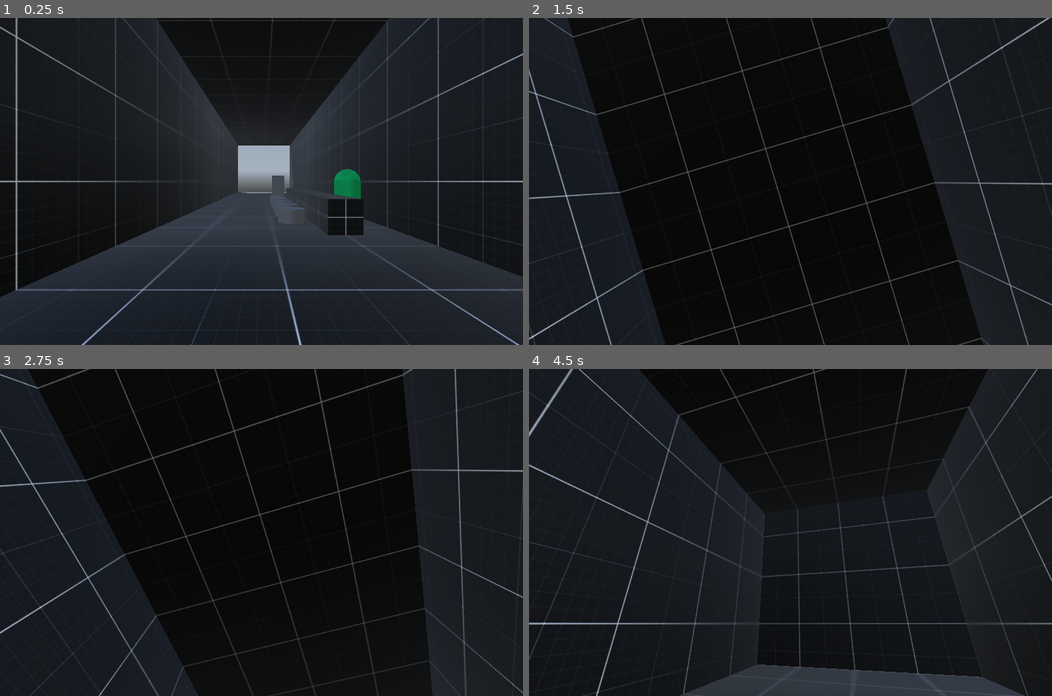
Above: before the commit, frames 1-4 (two rows, left to right).
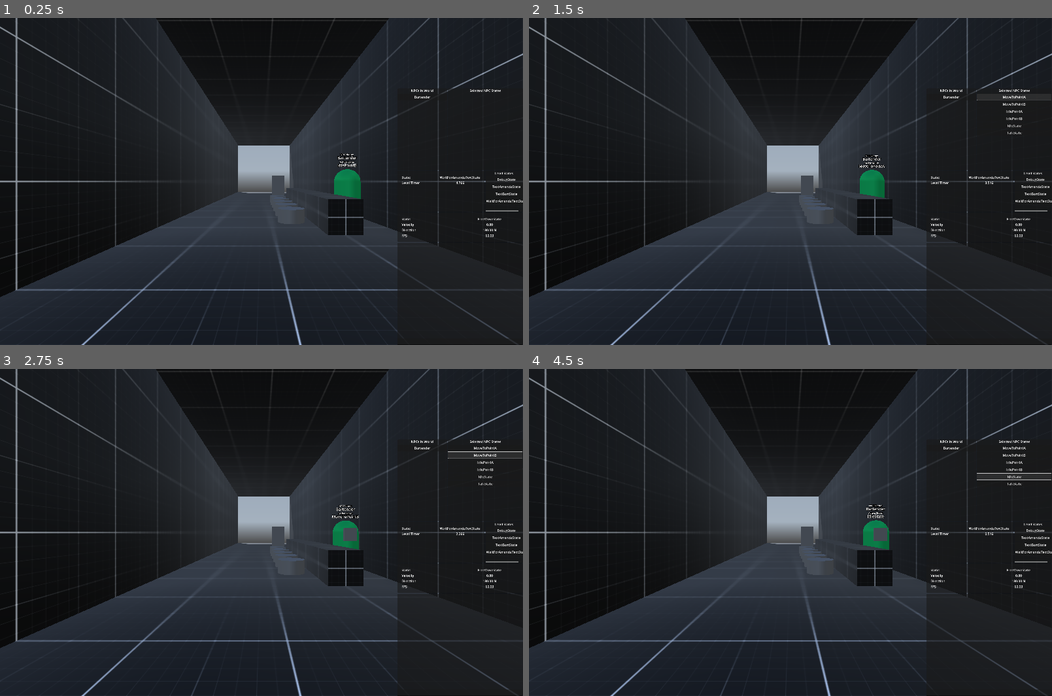
Above: after the commit, the same moments.

Repository: LucasMc17/One-Man-s-Trash
Game: Godot game, scene res://levels/level_01/root.tscn
The game is run twice, just before and just after one commit, with the same random seed, the same clock (stepped at 60 frames per second) and the same inputs. A sky picture missing from this copy of the repository is replaced by a grey-blue gradient.
Inputs (mouse positions are in pixels of both pictures, inside the frame that each line leads up to):
- Up to frame 1 (0.25 s): no input
- Up to frame 2 (1.5 s): click (952, 96) at 0.5 s, where only the run after the commit has a clickable "Bartender"; click (1015, 96) at 1.25 s, where only the run after the commit has a clickable "MoveToPointA"
- Up to frame 3 (2.75 s): click (486, 454) at 2 s, where only the run after the commit has a clickable "MoveToPointB"
- Up to frame 4 (4.5 s): click (1015, 463) at 2.75 s, where only the run after the commit has a clickable "IdlePointA"; click (1015, 470) at 3.5 s, where only the run after the commit has a clickable "IdlePointB"; click (1015, 476) at 4.25 s, where only the run after the commit has a clickable "IdleState"

The runs differ from the first frame. In frame 1, 1.1% of the frame differs, in the area x 64-100%, y 21-100%; in frame 2, 41%, in the area x 0-100%, y 0-100%; in frame 3, 37%; in frame 4, 31%.

Commit message:
better debug options with a gui for state changing

Diff:
--- a/debug/debug_ui/debug_console.gd
+++ b/debug/debug_ui/debug_console.gd
@@ -1,4 +1,4 @@
-class_name DebugConsole extends Panel
+class_name DebugConsole extends PanelContainer
 
 # NODES
 @onready var History = %History
--- a/debug/debug_ui/debug_console.tscn
+++ b/debug/debug_ui/debug_console.tscn
@@ -2,7 +2,7 @@
 
 [ext_resource type="Script" uid="uid://dl4npam5575wb" path="res://debug/debug_ui/debug_console.gd" id="1_bp33c"]
 
-[node name="DebugConsole" type="Panel" groups=["debug"]]
+[node name="DebugConsole" type="PanelContainer" groups=["debug"]]
 custom_minimum_size = Vector2(0, 500)
 anchors_preset = 15
 anchor_right = 1.0
@@ -12,12 +12,7 @@
 script = ExtResource("1_bp33c")
 
 [node name="VBoxContainer" type="VBoxContainer" parent="."]
-layout_mode = 1
-anchors_preset = 15
-anchor_right = 1.0
-anchor_bottom = 1.0
-grow_horizontal = 2
-grow_vertical = 2
+layout_mode = 2
 
 [node name="History" type="RichTextLabel" parent="VBoxContainer"]
 unique_name_in_owner = true
--- a/debug/debug_ui/debug_ui.tscn
+++ b/debug/debug_ui/debug_ui.tscn
@@ -1,7 +1,9 @@
-[gd_scene load_steps=3 format=3 uid="uid://0k1dvavxiy1l"]
+[gd_scene load_steps=5 format=3 uid="uid://0k1dvavxiy1l"]
 
 [ext_resource type="PackedScene" uid="uid://bl15heufv4pt" path="res://debug/debug_ui/player_status.tscn" id="1_4xcup"]
+[ext_resource type="PackedScene" uid="uid://cvox05glnh6l3" path="res://debug/debug_ui/npc_control_unit/npc_control_unit.tscn" id="1_gnlu6"]
 [ext_resource type="PackedScene" uid="uid://m6prpp4m68s6" path="res://debug/debug_ui/debug_console.tscn" id="1_mh0su"]
+[ext_resource type="PackedScene" uid="uid://d2dfyascy06e8" path="res://debug/debug_ui/level_status.tscn" id="1_ux37n"]
 
 [node name="DebugUi" type="VBoxContainer"]
 anchors_preset = -1
@@ -13,8 +15,15 @@
 grow_vertical = 2
 alignment = 2
 
+[node name="NpcStateControlUnit" parent="." instance=ExtResource("1_gnlu6")]
+custom_minimum_size = Vector2(0, 400)
+layout_mode = 2
+
+[node name="LevelStatus" parent="." instance=ExtResource("1_ux37n")]
+custom_minimum_size = Vector2(0, 200)
+layout_mode = 2
+
 [node name="PlayerStatus" parent="." instance=ExtResource("1_4xcup")]
-custom_minimum_size = Vector2(0, 140)
 layout_mode = 2
 
 [node name="DebugConsole" parent="." instance=ExtResource("1_mh0su")]
--- /dev/null
+++ b/debug/debug_ui/level_status.gd
@@ -0,0 +1,47 @@
+class_name LevelStatus extends HBoxContainer
+
+var TIMER : Timer
+
+@onready var LEVEL_STATES = %LevelStates
+
+@onready var STATE = %State
+var state : StringName:
+	set(val):
+		STATE.text = val
+		state = val
+
+@onready var TIME_LEFT = %Timer
+var time_left : String:
+	set(val):
+		TIME_LEFT.text = val
+		time_left = val
+
+func _ready():
+	Global.Debug.LEVEL_STATUS = self
+	if Global.Debug.debug_override == "DEFER":
+		visible = Global.Debug.show_level_status
+	Events.level_state_changed.connect(on_level_state_changed)
+	Events.level_loaded.connect(populate_states)
+
+func on_level_state_changed(new_state : LevelState):
+	state = new_state.name
+	if new_state is LevelWaitState:
+		TIMER = new_state.TIMER
+	else:
+		TIMER = null
+
+func _process(_delta):
+	if TIMER is Timer:
+		time_left = str(TIMER.time_left).left(5)
+	else:
+		time_left = '0.0'
+
+func populate_states():
+	for child in LEVEL_STATES.get_children():
+		child.queue_free()
+	for level_state in Global.LEVEL.STATE_MACHINE.states.values():
+		if level_state is LevelState:
+			var button_scene = Button.new()
+			button_scene.text = level_state.name
+			button_scene.pressed.connect(func(): Global.LEVEL.CURRENT_STATE.transition(level_state.name))
+			LEVEL_STATES.add_child(button_scene)
--- /dev/null
+++ b/debug/debug_ui/level_status.tscn
@@ -0,0 +1,82 @@
+[gd_scene load_steps=2 format=3 uid="uid://d2dfyascy06e8"]
+
+[ext_resource type="Script" uid="uid://dh7pd5155oktw" path="res://debug/debug_ui/level_status.gd" id="1_1levy"]
+
+[node name="LevelStatus" type="HBoxContainer" groups=["debug"]]
+anchors_preset = 15
+anchor_right = 1.0
+anchor_bottom = 1.0
+grow_horizontal = 2
+grow_vertical = 2
+script = ExtResource("1_1levy")
+
+[node name="StatusPanel" type="PanelContainer" parent="."]
+layout_mode = 2
+size_flags_horizontal = 3
+size_flags_stretch_ratio = 0.7
+
+[node name="MarginContainer" type="MarginContainer" parent="StatusPanel"]
+layout_mode = 2
+theme_override_constants/margin_left = 20
+theme_override_constants/margin_top = 20
+theme_override_constants/margin_right = 20
+theme_override_constants/margin_bottom = 20
+
+[node name="HBoxContainer" type="HBoxContainer" parent="StatusPanel/MarginContainer"]
+layout_mode = 2
+
+[node name="Control" type="Control" parent="StatusPanel/MarginContainer/HBoxContainer"]
+visible = false
+layout_mode = 2
+size_flags_horizontal = 3
+
+[node name="VBoxContainer" type="GridContainer" parent="StatusPanel/MarginContainer/HBoxContainer"]
+layout_mode = 2
+size_flags_horizontal = 3
+columns = 2
+
+[node name="StateLabel" type="Label" parent="StatusPanel/MarginContainer/HBoxContainer/VBoxContainer"]
+layout_mode = 2
+size_flags_horizontal = 3
+text = "State:"
+
+[node name="State" type="Label" parent="StatusPanel/MarginContainer/HBoxContainer/VBoxContainer"]
+unique_name_in_owner = true
+layout_mode = 2
+size_flags_horizontal = 3
+text = "FreeMoveState"
+horizontal_alignment = 1
+
+[node name="TimerLabel" type="Label" parent="StatusPanel/MarginContainer/HBoxContainer/VBoxContainer"]
+layout_mode = 2
+size_flags_horizontal = 3
+text = "Level Timer"
+
+[node name="Timer" type="Label" parent="StatusPanel/MarginContainer/HBoxContainer/VBoxContainer"]
+unique_name_in_owner = true
+layout_mode = 2
+size_flags_horizontal = 3
+text = "0.0"
+horizontal_alignment = 1
+
+[node name="StatesPanel" type="PanelContainer" parent="."]
+layout_mode = 2
+size_flags_horizontal = 3
+size_flags_stretch_ratio = 0.3
+
+[node name="VBoxContainer" type="VBoxContainer" parent="StatesPanel"]
+layout_mode = 2
+
+[node name="Label" type="Label" parent="StatesPanel/VBoxContainer"]
+layout_mode = 2
+text = "Level States"
+horizontal_alignment = 1
+
+[node name="ScrollContainer" type="ScrollContainer" parent="StatesPanel/VBoxContainer"]
+layout_mode = 2
+size_flags_vertical = 3
+
+[node name="LevelStates" type="VBoxContainer" parent="StatesPanel/VBoxContainer/ScrollContainer"]
+unique_name_in_owner = true
+layout_mode = 2
+size_flags_horizontal = 3
--- /dev/null
+++ b/debug/debug_ui/npc_control_unit/npc_control_unit.gd
@@ -0,0 +1,27 @@
+extends HBoxContainer
+
+@onready var NPCS = %NPCs
+@onready var STATES = %States
+
+func _populate_states(npc : NPC):
+	for child in STATES.get_children():
+		child.queue_free()
+	for state in npc.STATE_MACHINE.states.values():
+		if state is NPCState:
+			var button_scene = Button.new()
+			button_scene.text = state.name
+			button_scene.pressed.connect(func (): npc.current_state.transition(state.name))
+			STATES.add_child(button_scene)
+
+func _get_all_npcs():
+	for child in NPCS.get_children():
+		child.queue_free()
+	for npc in get_tree().get_nodes_in_group('NPCs'):
+		if npc is NPC:
+			var button_scene = Button.new()
+			button_scene.pressed.connect(func(): _populate_states(npc))
+			button_scene.text = npc.name
+			NPCS.add_child(button_scene)
+
+func _ready():
+	_get_all_npcs()
--- /dev/null
+++ b/debug/debug_ui/npc_control_unit/npc_control_unit.tscn
@@ -0,0 +1,57 @@
+[gd_scene load_steps=2 format=3 uid="uid://cvox05glnh6l3"]
+
+[ext_resource type="Script" uid="uid://bjujic2t28pfk" path="res://debug/debug_ui/npc_control_unit/npc_control_unit.gd" id="1_4dgeb"]
+
+[node name="NpcStateControlUnit" type="HBoxContainer" groups=["debug"]]
+anchors_preset = 15
+anchor_right = 1.0
+anchor_bottom = 1.0
+grow_horizontal = 2
+grow_vertical = 2
+script = ExtResource("1_4dgeb")
+
+[node name="NpcPanel" type="PanelContainer" parent="."]
+layout_mode = 2
+size_flags_horizontal = 3
+size_flags_stretch_ratio = 4.0
+
+[node name="VBoxContainer" type="VBoxContainer" parent="NpcPanel"]
+layout_mode = 2
+
+[node name="Label" type="Label" parent="NpcPanel/VBoxContainer"]
+layout_mode = 2
+text = "NPCs in World"
+horizontal_alignment = 1
+
+[node name="ScrollContainer" type="ScrollContainer" parent="NpcPanel/VBoxContainer"]
+layout_mode = 2
+size_flags_vertical = 3
+
+[node name="NPCs" type="VBoxContainer" parent="NpcPanel/VBoxContainer/ScrollContainer"]
+unique_name_in_owner = true
+layout_mode = 2
+size_flags_horizontal = 3
+size_flags_vertical = 3
+
+[node name="StatesPanel" type="PanelContainer" parent="."]
+layout_mode = 2
+size_flags_horizontal = 3
+size_flags_stretch_ratio = 6.0
+
+[node name="VBoxContainer" type="VBoxContainer" parent="StatesPanel"]
+layout_mode = 2
+
+[node name="Label" type="Label" parent="StatesPanel/VBoxContainer"]
+layout_mode = 2
+text = "Selected NPC States"
+horizontal_alignment = 1
+
+[node name="ScrollContainer" type="ScrollContainer" parent="StatesPanel/VBoxContainer"]
+layout_mode = 2
+size_flags_vertical = 3
+
+[node name="States" type="VBoxContainer" parent="StatesPanel/VBoxContainer/ScrollContainer"]
+unique_name_in_owner = true
+layout_mode = 2
+size_flags_horizontal = 3
+size_flags_vertical = 3
--- a/debug/debug_ui/player_status.gd
+++ b/debug/debug_ui/player_status.gd
@@ -1,4 +1,4 @@
-class_name PlayerStatus extends Panel
+class_name PlayerStatus extends PanelContainer
 
 @onready var STATE = %State
 var state : StringName:
--- a/debug/debug_ui/player_status.tscn
+++ b/debug/debug_ui/player_status.tscn
@@ -2,7 +2,7 @@
 
 [ext_resource type="Script" uid="uid://bwo602wolgnv1" path="res://debug/debug_ui/player_status.gd" id="1_s7lcx"]
 
-[node name="PlayerStatus" type="Panel" groups=["debug"]]
+[node name="PlayerStatus" type="PanelContainer" groups=["debug"]]
 anchors_preset = 15
 anchor_right = 1.0
 anchor_bottom = 1.0
@@ -11,12 +11,7 @@
 script = ExtResource("1_s7lcx")
 
 [node name="MarginContainer" type="MarginContainer" parent="."]
-layout_mode = 1
-anchors_preset = 15
-anchor_right = 1.0
-anchor_bottom = 1.0
-grow_horizontal = 2
-grow_vertical = 2
+layout_mode = 2
 theme_override_constants/margin_left = 20
 theme_override_constants/margin_top = 20
 theme_override_constants/margin_right = 20
--- a/globals/debug.gd
+++ b/globals/debug.gd
@@ -27,6 +27,13 @@
 			PLAYER_STATUS.visible = val
 		show_player_status = val
 
+## Controls the visibility of the level's status module (when debug_override is set to 'DEFER')
+@export var show_level_status := false:
+	set(val):
+		if debug_override == "DEFER" and LEVEL_STATUS:
+			LEVEL_STATUS.visible = val
+		show_level_status = val
+
 ## Controls the visibility of NPC status modules (when debug_override is set to 'DEFER')
 @export var show_npc_status := false:
 	set(val):
@@ -43,6 +50,7 @@
 
 var DEBUG_CONSOLE : DebugConsole
 var PLAYER_STATUS : PlayerStatus
+var LEVEL_STATUS : LevelStatus
 var NPC_STATUSES : Array = []
 var DEBUG_SCENES : Array = []
 
--- a/globals/events.gd
+++ b/globals/events.gd
@@ -3,3 +3,9 @@
 ## Signal fired when the player received a text message, prompting a phone notification
 ## and possibly locking the player into the chat state when answred until conversation is complete
 signal text_received(contact : TextContact, new_messages : MessageList)
+
+## Signal fired when the Level's current state changes
+signal level_state_changed(new_state : LevelState)
+
+## Signal fired when the current level is loaded completely
+signal level_loaded()
--- a/globals/global_node.tscn
+++ b/globals/global_node.tscn
@@ -12,3 +12,4 @@
 
 [node name="Debug" type="Node" parent="."]
 script = ExtResource("2_u1vfw")
+debug_override = "ON"
--- a/levels/level_01/root.gd
+++ b/levels/level_01/root.gd
@@ -8,3 +8,4 @@
 
 func _ready():
 	Global.GameState.LEVEL = self
+	Events.level_loaded.emit()
--- a/levels/states/level_state.gd
+++ b/levels/states/level_state.gd
@@ -1 +1,5 @@
 class_name LevelState extends State
+
+func enter(previous_state, ext):
+	super(previous_state, ext)
+	Events.level_state_changed.emit(self)
--- a/levels/states/level_wait_state.gd
+++ b/levels/states/level_wait_state.gd
@@ -13,5 +13,8 @@
 	TIMER.wait_time = WAIT_TIME
 	TIMER.start()
 
+func exit():
+	TIMER.stop()
+
 func _on_timer_timeout():
 	transition(NEXT_STATE.name, NEXT_STATE_EXTENSION)
--- a/project.godot
+++ b/project.godot
@@ -55,7 +55,7 @@
 }
 exit={
 "deadzone": 0.2,
-"events": [Object(InputEventKey,"resource_local_to_scene":false,"resource_name":"","device":-1,"window_id":0,"alt_pressed":false,"shift_pressed":false,"ctrl_pressed":false,"meta_pressed":fa …(125 unchanged characters)…
+"events": [Object(InputEventKey,"resource_local_to_scene":false,"resource_name":"","device":-1,"window_id":0,"alt_pressed":false,"shift_pressed":true,"ctrl_pressed":false,"meta_pressed":fa …(125 unchanged characters)…
 ]
 }
 debug={
--- a/scenes/npcs/base_npc.gd
+++ b/scenes/npcs/base_npc.gd
@@ -1,13 +1,16 @@
 @tool
 class_name NPC extends CharacterBody3D
 
-@onready var STATE_MACHINE = %StateMachine
-@onready var DEBUG_PANEL = %NPCDebugPanel
+@onready var STATE_MACHINE := %StateMachine
+@onready var DEBUG_PANEL := %NPCDebugPanel
 
 var gravity = ProjectSettings.get_setting("physics/3d/default_gravity")
 var current_state : NPCState:
 	get():
-		return STATE_MACHINE.CURRENT_STATE
+		if STATE_MACHINE:
+			return STATE_MACHINE.CURRENT_STATE
+		else:
+			return null
 
 func update_gravity(delta):
 	if not is_on_floor():
Not shown, added: debug/debug_ui/level_status.gd.uid
Not shown, added: debug/debug_ui/npc_control_unit/npc_control_unit.gd.uid
